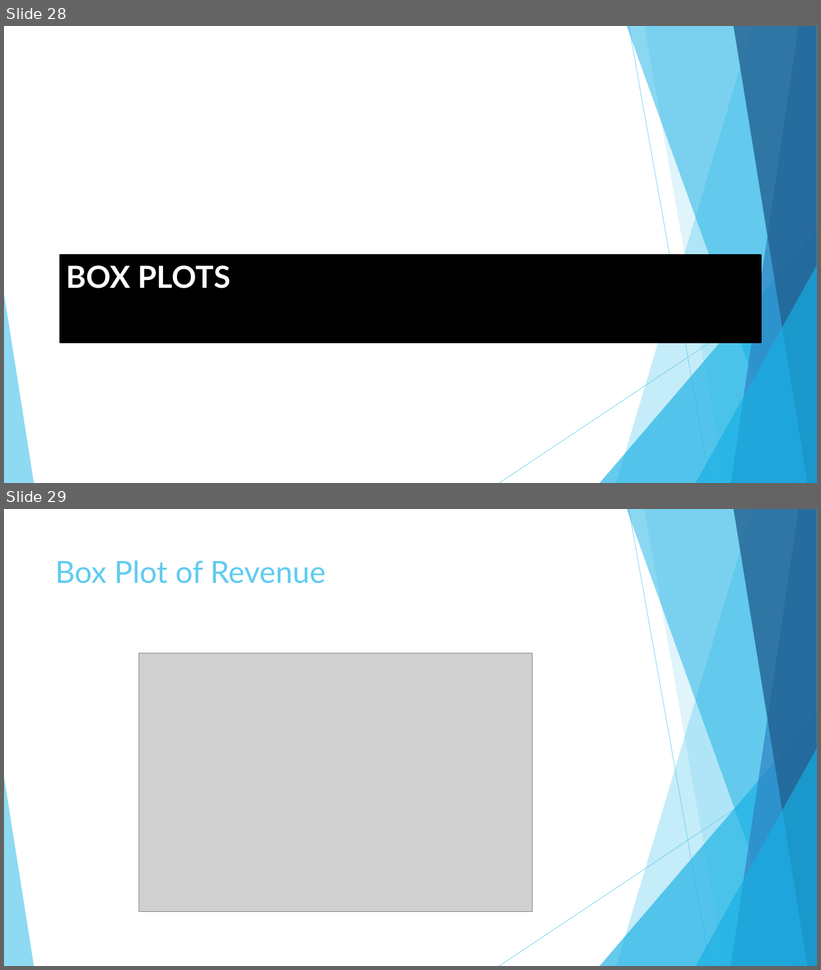
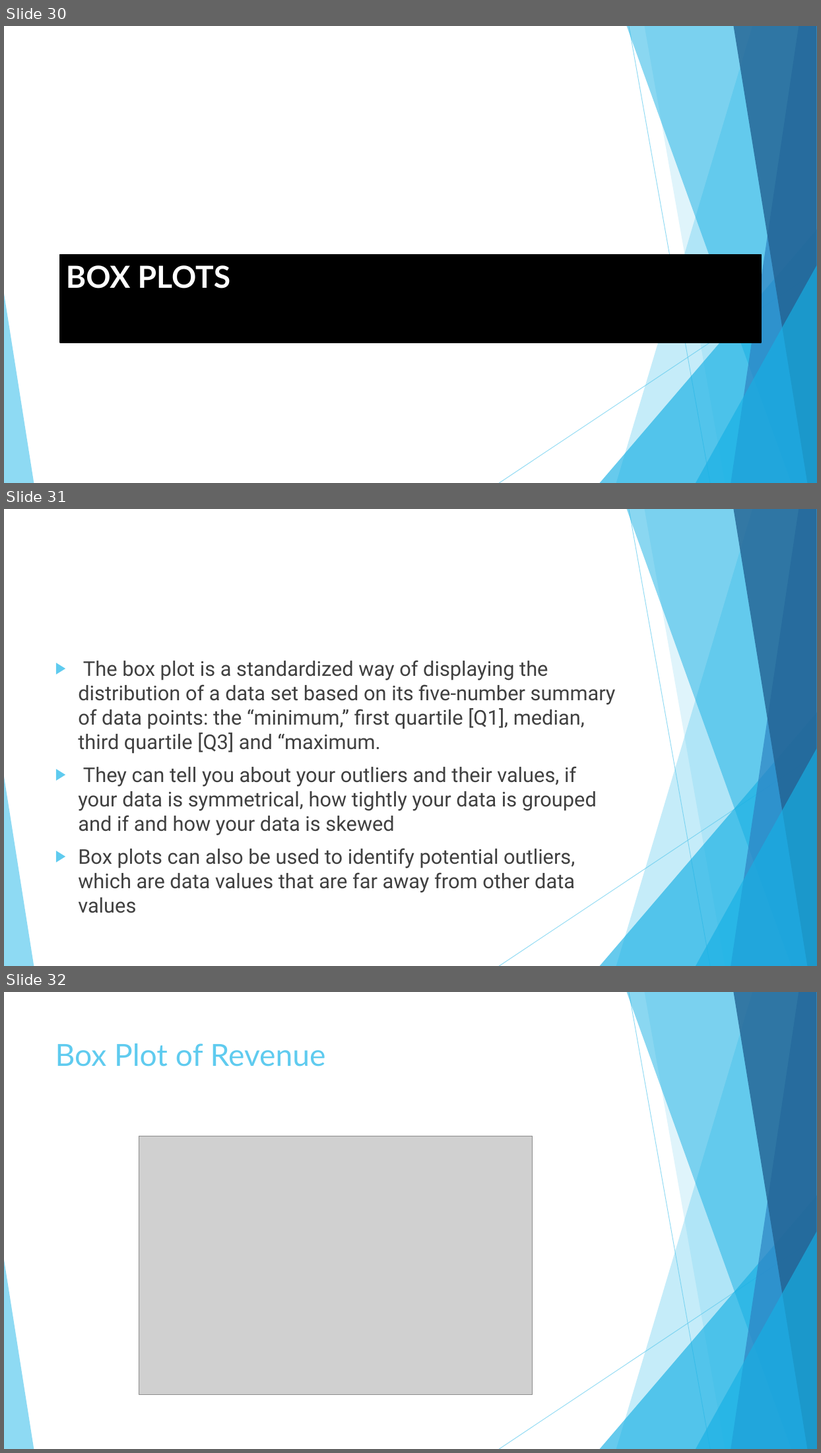
Before and after one commit to chogevic/dsc-dvp-project02, a slide deck: Data Visualization for Financial Statements.pptx. Shown one above the other, each under a label of ours: slides 28 and 29 before the commit, slides 30, 31 and 32 after it. The pictures are 821x970 and 821x1453 pixels, drawn with LibreOffice and Linux fonts; fonts in the diff are those of the drawing; grey boxes stand for pictures. Boxes give left, top, right and bottom in pixels: in the first picture for what was removed or moved away, otherwise in the second. Text is boxed around its words. In the diff, an @@ line names an element or a change of style, - is before the commit and + after.

```diff
--- a/Data Visualization for Financial Statements.pptx
+++ b/Data Visualization for Financial Statements.pptx
@@ slide 31 added at (4, 509, 817, 966), background #FFFFFF; not listed: 10 template elements that a slide beside it also shows @@
@@ text added at (78, 660, 616, 914), 24 pt, text #404040 @@
+▶ The box plot is a standardized way of displaying the distribution of a data set based on its five-number summary of data points: the “minimum,” first quartile [Q1], median, third quartile [Q3] and “maximum.
+▶ They can tell you about your outliers and their values, if your data is symmetrical, how tightly your data is grouped and if and how your data is skewed
+▶ Box plots can also be used to identify potential outliers, which are data values that are far away from other data values
@@ what was slide 28 is now slide 30 @@
@@ what was slide 29 is now slide 32 @@
```
Also in this commit, not shown: 18 slides changed, 11 other slides added, 1 slide removed, 4 other files.
